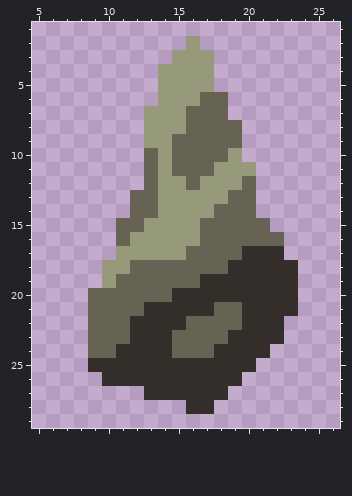
Pixel-art sprite -- sprites/effect/biotic-zlo-teeth.png. That is the earlier state.
The file is 32x32 pixels. Shown: x 5..26, y 1..29.
Once edited:
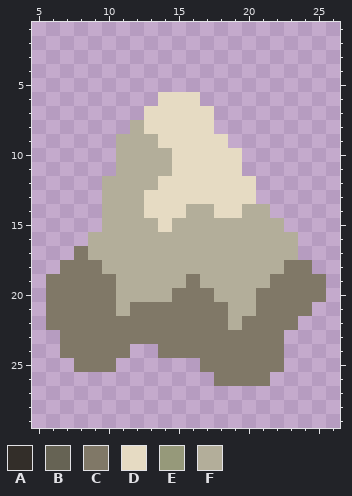
Palette (. is transparent): A #332e29  B #666354  C #807867  D #e6dbc3  E #96997a  F #b3ae9a
Diff:
@@ x 5..26 @@
  1 ......................
- 2 ...........E..........
- 3 ..........EEE.........
- 4 .........EEEE.........
- 5 .........EEEE.........
- 6 .........EEEBB........
- 7 ........EEEBBB........
- 8 ........EEEBBBB.......
- 9 ........EEBBBBB.......
-10 ........BEBBBBE.......
-11 ........BEBBBEEE......
-12 ........BEEBEEEB......
-13 .......BBEEEEEBB......
-14 .......BBEEEEBBB......
-15 ......BBEEEEBBBBB.....
-16 ......BEEEEEBBBBBB....
-17 ......EEEEEBBBBAAA....
-18 .....EEBBBBBBBAAAAA...
-19 .....EBBBBBBAAAAAAA...
-20 ....BBBBBBAAAAAAAAA...
-21 ....BBBBAAAAABBAAAA...
-22 ....BBBAAAABBBBAAA....
-23 ....BBBAAABBBBAAAA....
-24 ....BBAAAABBBAAAA.....
-25 ....AAAAAAAAAAAA......
-26 .....AAAAAAAAAA.......
-27 ........AAAAAA........
-28 ...........AA.........
+ 2 ......................
+ 3 ......................
+ 4 ......................
+ 5 ......................
+ 6 .........DDD..........
+ 7 ........DDDDD.........
+ 8 .......FDDDDD.........
+ 9 ......FFFDDDDD........
+10 ......FFFFDDDDD.......
+11 ......FFFFDDDDD.......
+12 .....FFFFDDDDDDD......
+13 .....FFFDDDDDDDD......
+14 .....FFFDDDFFDDFF.....
+15 .....FFFFDFFFFFFFF....
+16 ....FFFFFFFFFFFFFFF...
+17 ...CFFFFFFFFFFFFFFF...
+18 ..CCCFFFFFFFFFFFFFCC..
+19 .CCCCCFFFFFCFFFFFCCCC.
+20 .CCCCCFFFFCCCFFFCCCCC.
+21 .CCCCCFCCCCCCCFFCCCC..
+22 .CCCCCCCCCCCCCFCCCC...
+23 ..CCCCCCCCCCCCCCCC....
+24 ..CCCCC..CCCCCCCCC....
+25 ...CCC......CCCCCC....
+26 .............CCCC.....
+27 ......................
+28 ......................
 29 ......................
Boxes around the changes in both pictures, in picture pixels (x1, y1, x2, y2):
changed: (46, 36, 326, 414)
